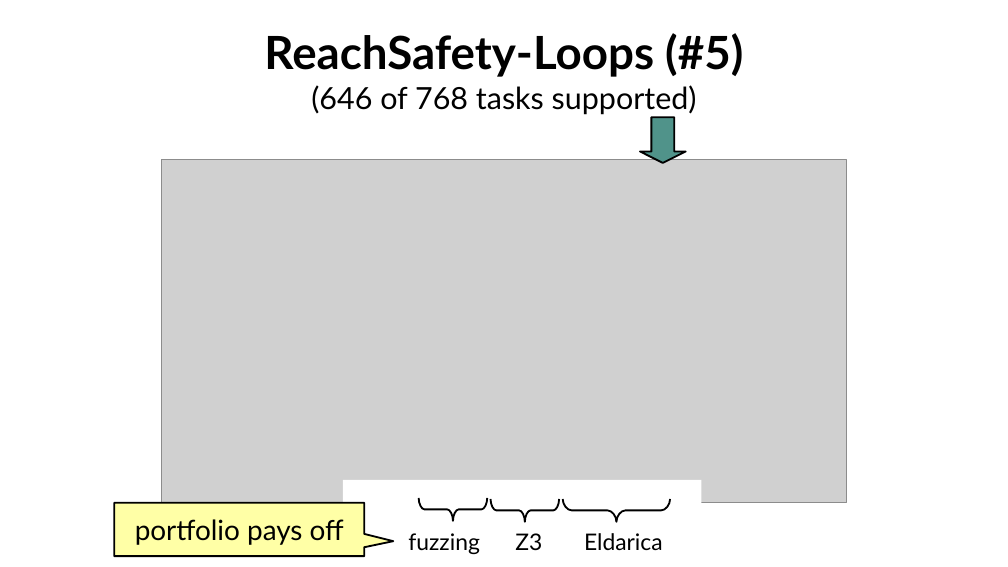
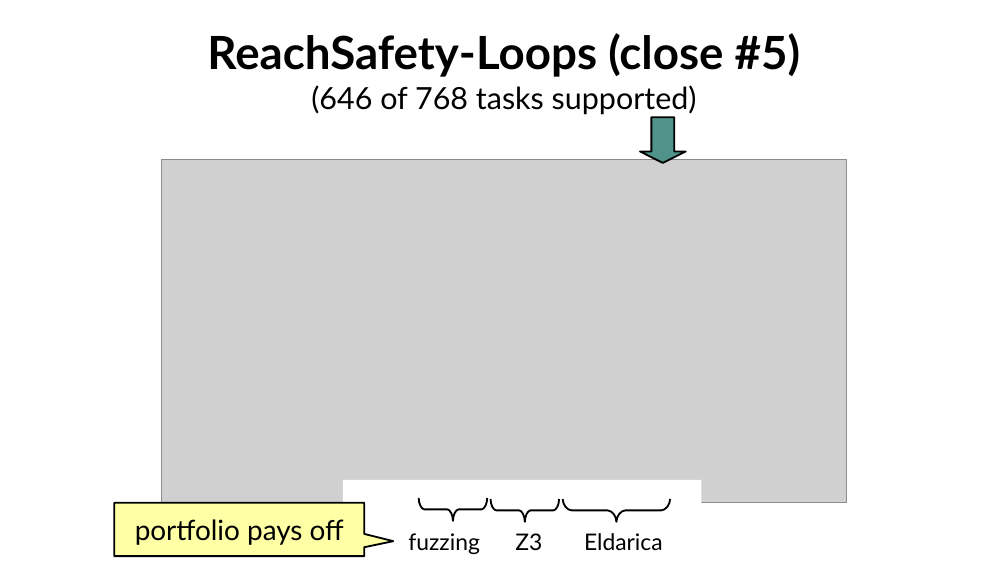
Before and after one commit to gernst/korn, a slide deck: slide 4 of doc/presentation/svcomp21.odp. Drawn at 1008x567 pixels with LibreOffice and Linux fonts; fonts in the diff are those of the drawing; grey boxes stand for pictures. Boxes give left, top, right and bottom in pixels: in the first picture for what was removed or moved away, otherwise in the second. Text is boxed around its words. In the diff, an @@ line names an element or a change of style, - is before the commit and + after.

```diff
--- a/doc/presentation/svcomp21.odp
+++ b/doc/presentation/svcomp21.odp
@@ title at (207,33,801,115): text changed; size 24 to 36 pt; bold on @@
-ReachSafety-Loops (#5)
-(646 of 768 tasks supported)
+ReachSafety-Loops (close #5)
+(646 of 768 tasks supported)
```
Also in this commit, not shown: 1 other slide changed, 1 other file.
